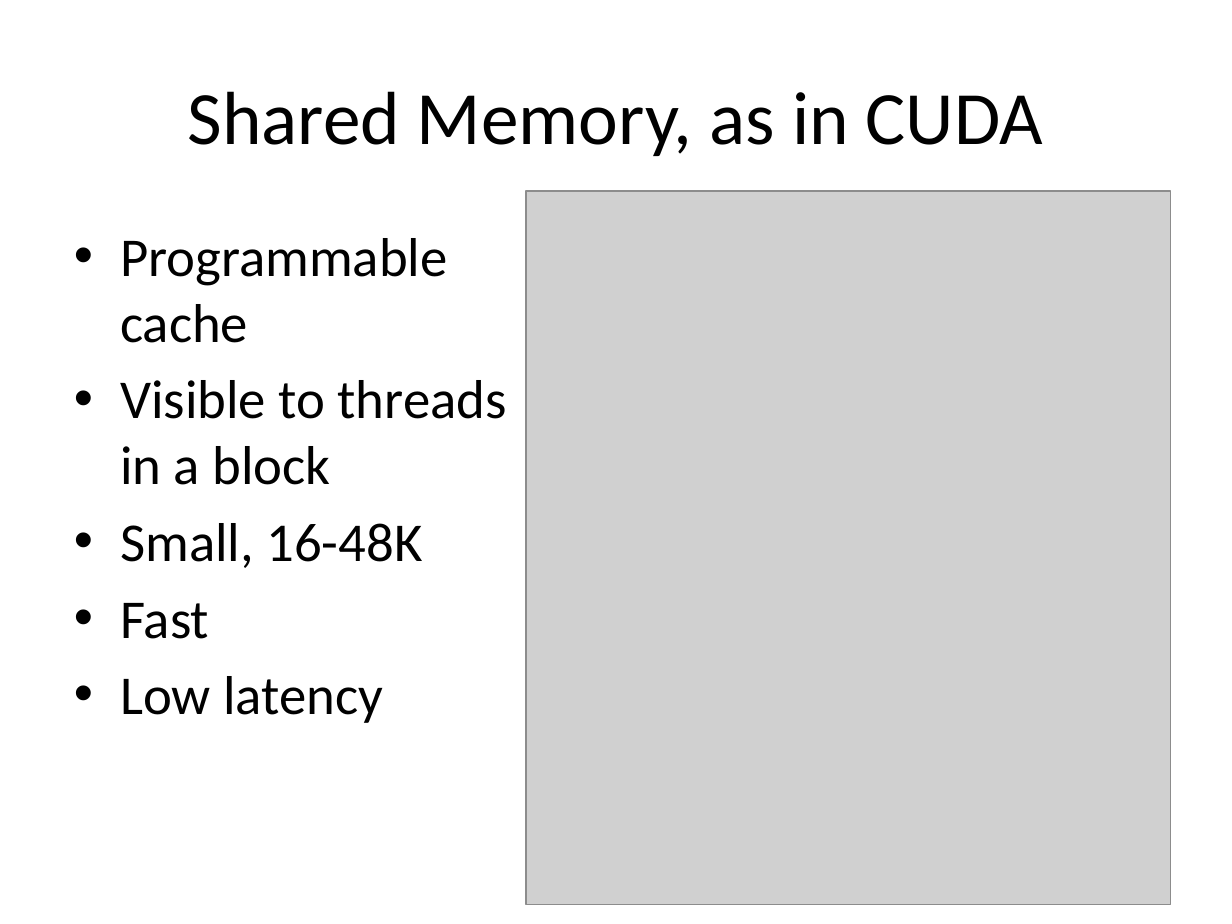
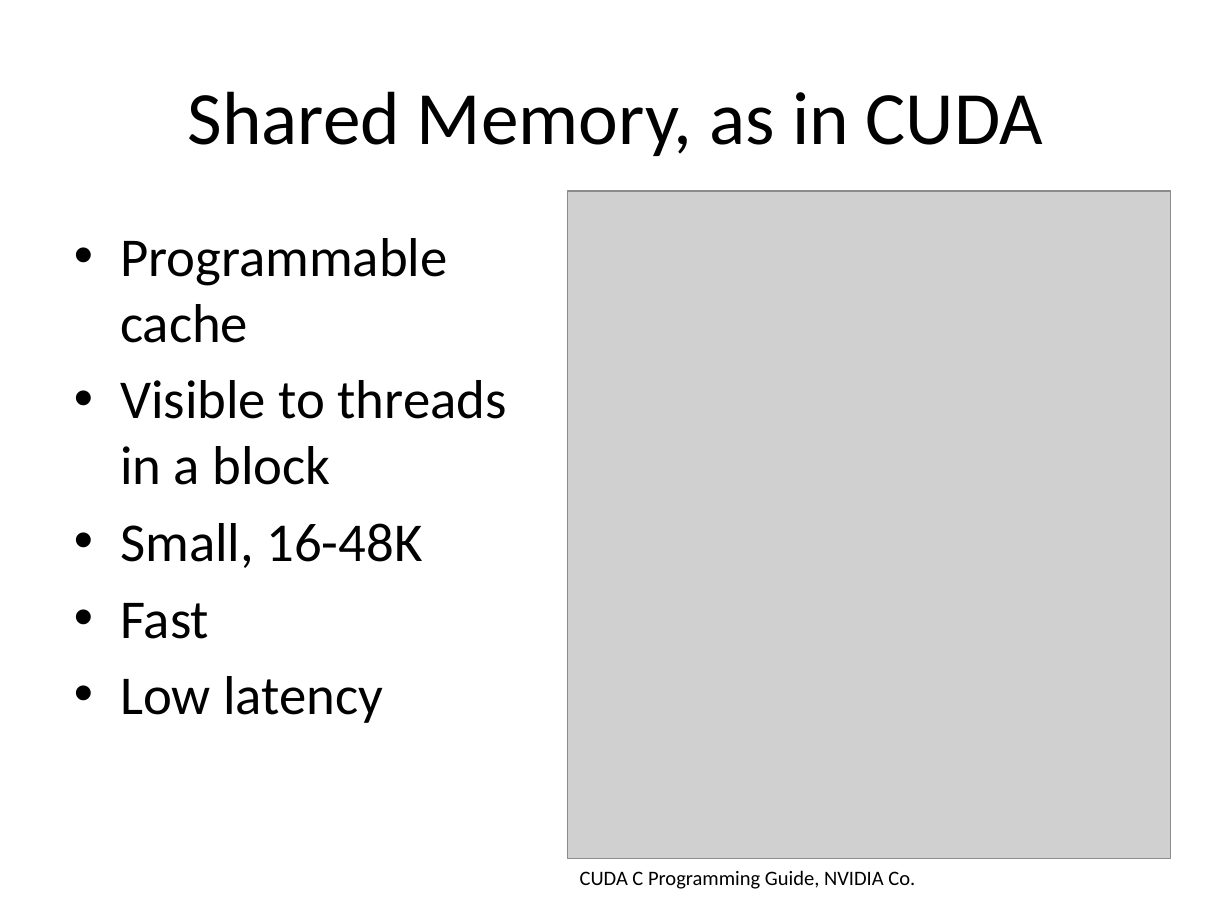
Before and after one commit to sellitforcache/cuda_tut, a slide deck: slide 11 of cuda_tut.pptx. Drawn at 1232x924 pixels with LibreOffice and Linux fonts; fonts in the diff are those of the drawing; grey boxes stand for pictures. Boxes give left, top, right and bottom in pixels: in the first picture for what was removed or moved away, otherwise in the second. Text is boxed around its words. In the diff, an @@ line names an element or a change of style, - is before the commit and + after.

```diff
--- a/cuda_tut.pptx
+++ b/cuda_tut.pptx
@@ picture: place and size @@
-picture at bbox=[526, 191, 1170, 904]
+picture at bbox=[568, 191, 1170, 859]
@@ text added at bbox=[580, 870, 915, 889], 12 pt, text #000000 @@
+CUDA C Programming Guide, NVIDIA Co.
```
Also in this commit, not shown: 4 other slides changed, 1 slide added, 1 slide removed.
